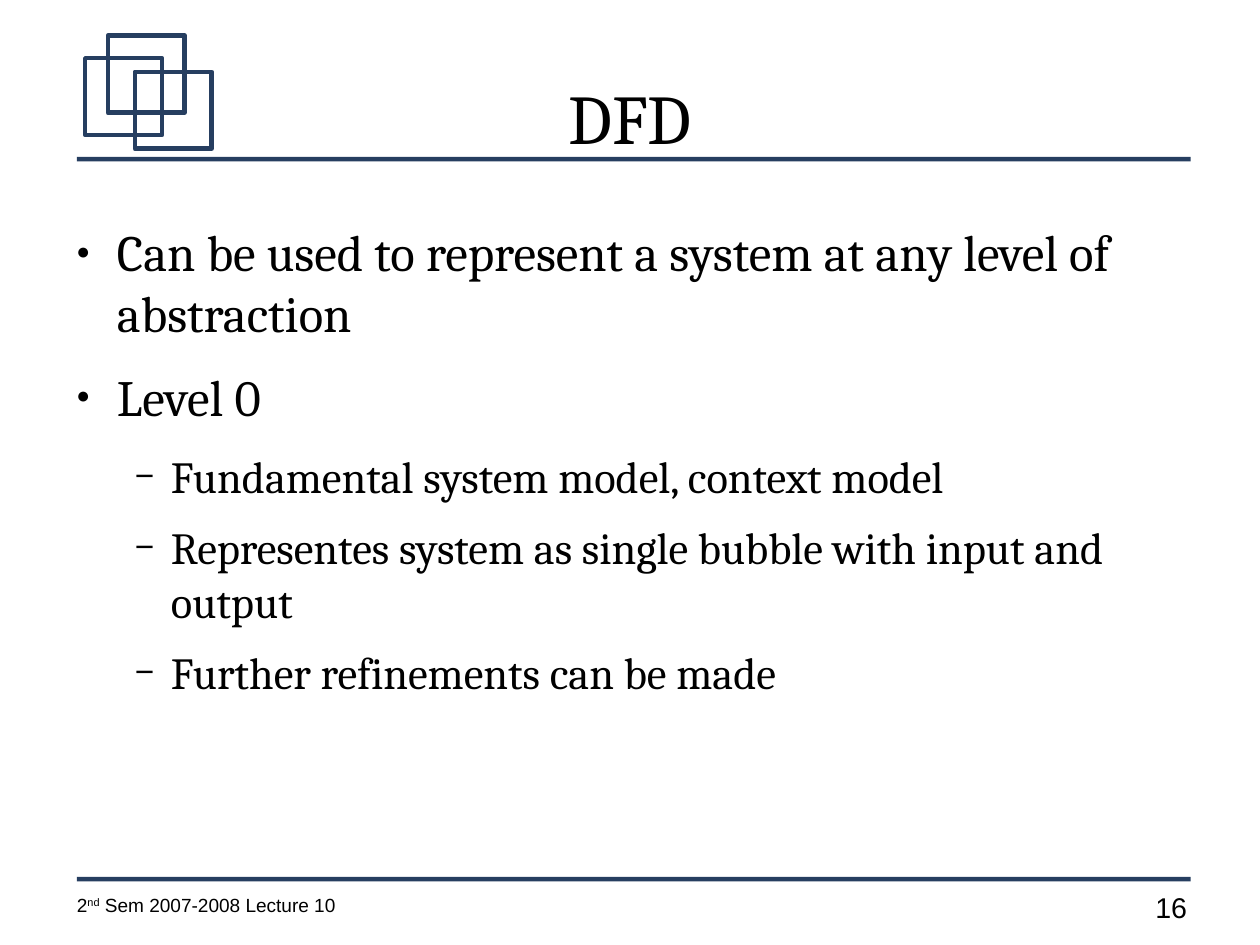
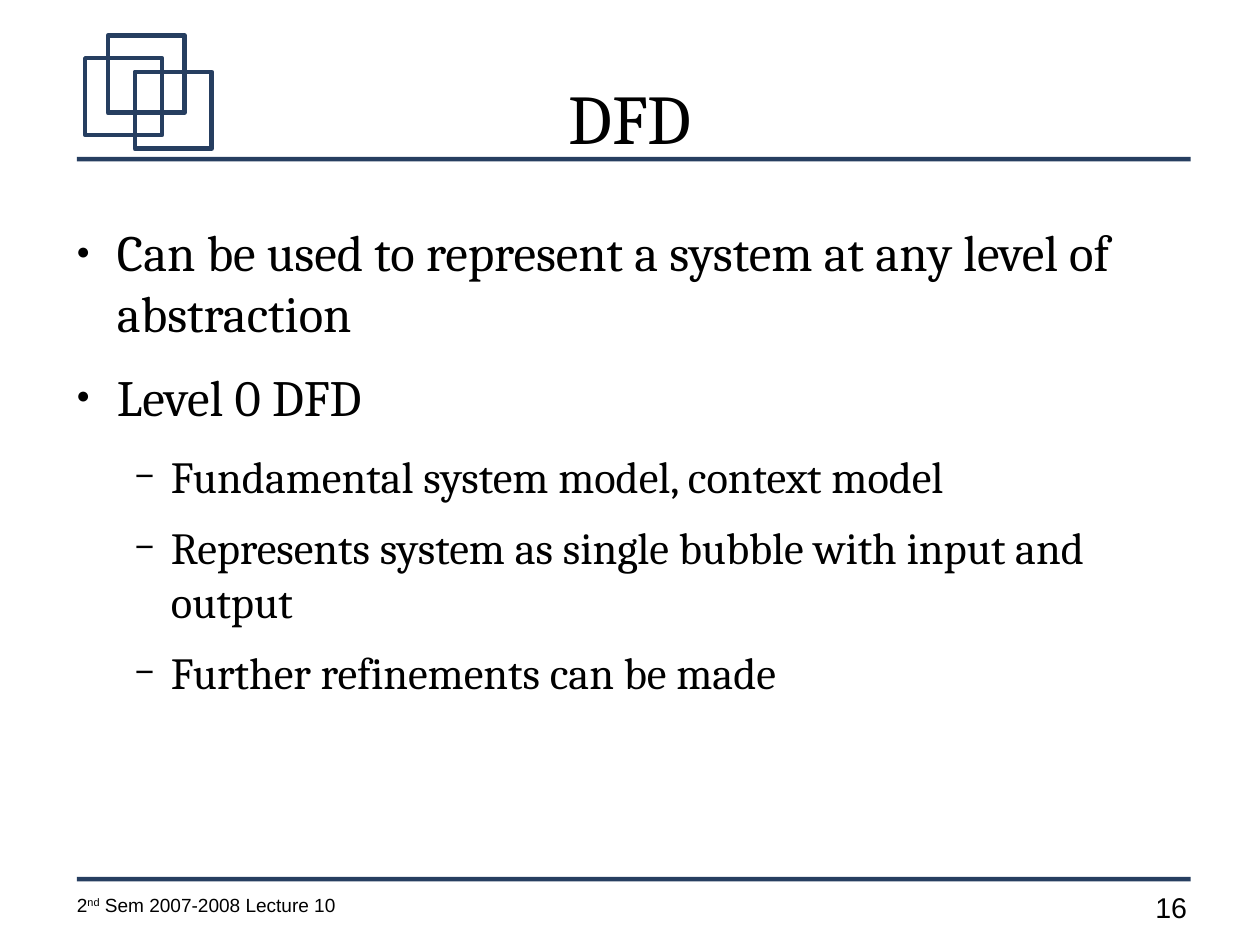
Before and after one commit to jachermocilla/jach-homepage, a slide deck: slide 16 of CMSC128-2nd-Sem-2007-L10.odp. Drawn at 1260x945 pixels with LibreOffice and Linux fonts; fonts in the diff are those of the drawing. Boxes give left, top, right and bottom in pixels: in the first picture for what was removed or moved away, otherwise in the second. Text is boxed around its words. In the diff, an @@ line names an element or a change of style, - is before the commit and + after.

```diff
--- a/CMSC128-2nd-Sem-2007-L10.odp
+++ b/CMSC128-2nd-Sem-2007-L10.odp
@@ text at [117, 380, 361, 417]: text changed @@
-● Level 0
+● Level 0 DFD
@@ text at [171, 533, 1084, 628]: text changed @@
-  − Representes system as single bubble with input and output
+  − Represents system as single bubble with input and output
```
Also in this commit, not shown: 16 other slides changed.
